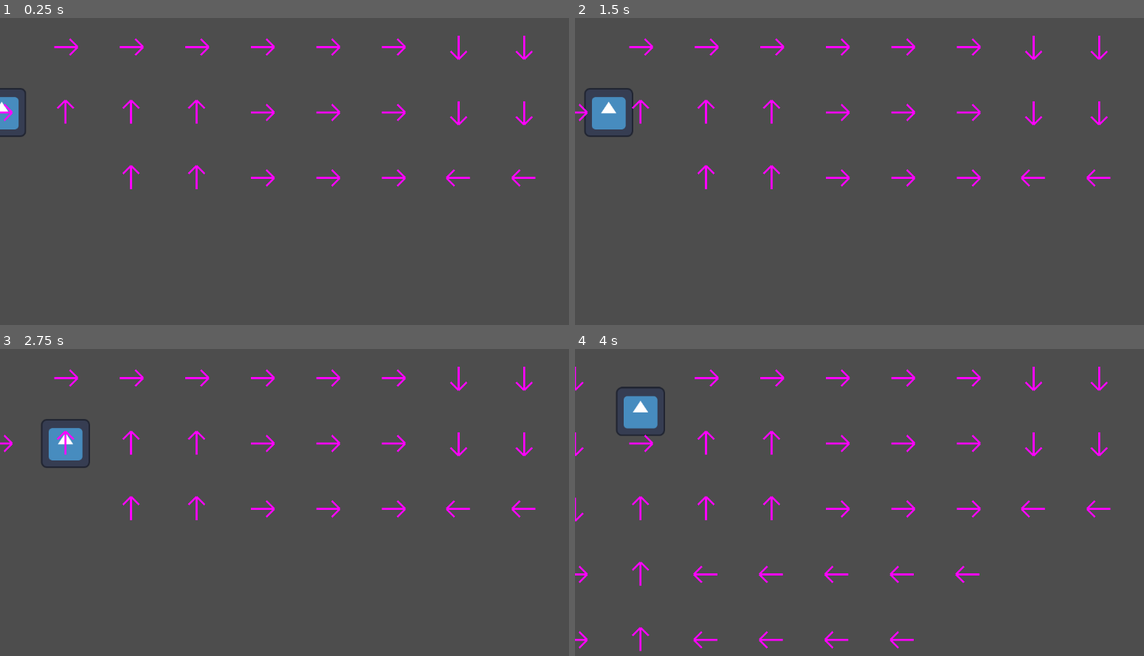
Above: before the commit, frames 1-4 (two rows, left to right).
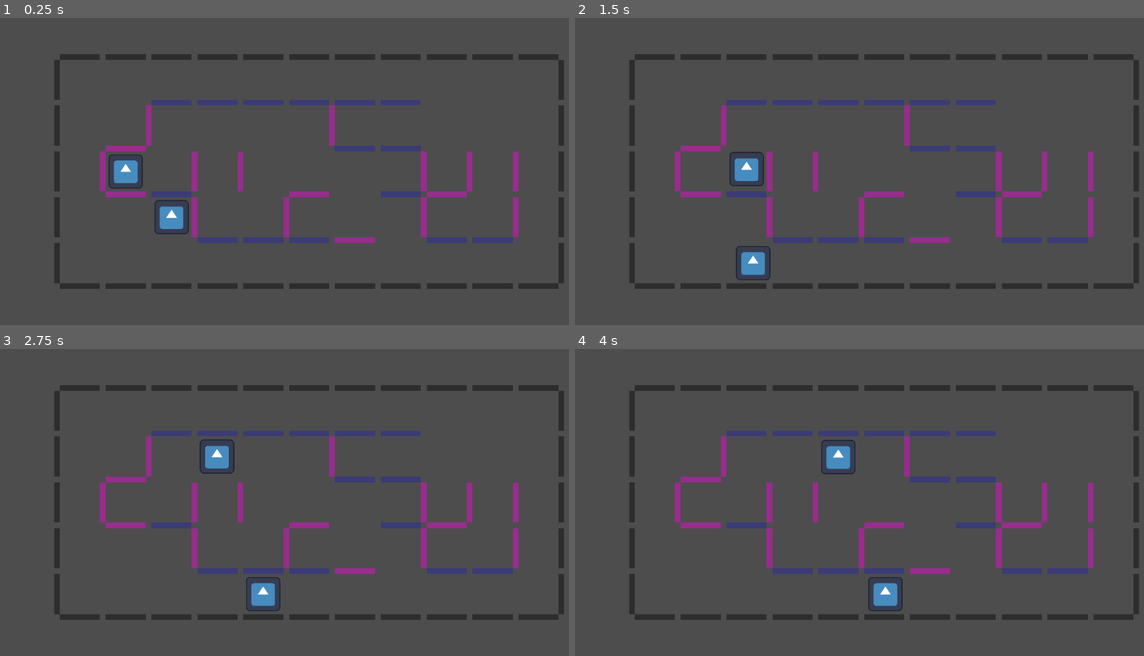
Above: after the commit, the same moments.

Repository: blueegreen/capman
Game: Godot game, scene res://boundary_objects/test_level_1.tscn
Two runs of this game, one before a commit and one after it. Both use one fixed random seed, a clock stepped at 60 frames per second and the inputs below. This scene is started directly instead of the project's main scene. The engine's default icon, where the game draws it, is replaced by a stand-in: a white triangle on a blue panel in a dark square.
Inputs (mouse positions are in pixels of both pictures, inside the frame that each line leads up to):
- Up to frame 1 (0.25 s): no input
- Up to frame 2 (1.5 s): move the mouse to (609, 143) at 0.52 s; click (609, 143) at 0.6 s; move the mouse to (609, 79) at 1.27 s; click (609, 79) at 1.35 s
- Up to frame 3 (2.75 s): move the mouse to (34, 410) at 2.02 s; click (34, 410) at 2.1 s
- Up to frame 4 (4 s): move the mouse to (671, 410) at 2.77 s; click (671, 410) at 2.85 s; move the mouse to (671, 410) at 3.52 s; click (671, 410) at 3.6 s

The runs differ from the first frame. In frame 1, 10% of the frame differs, in the area x 0-100%, y 5-89%; in frame 2, 11%; in frame 3, 11%; in frame 4, 11%, in the area x 0-100%, y 5-99%.

Commit message:
pathfinding update fixed, enemy movement chunkier

Diff:
--- a/boundary_objects/double_anchor_wall.gd
+++ b/boundary_objects/double_anchor_wall.gd
@@ -5,6 +5,7 @@
 @onready var point_2 = $wall/Area2D2
 
 enum DIR {CW, ACW}
+signal changed
 
 var mouse_position : Vector2
 var rotate_allowed = true
@@ -28,6 +29,7 @@
 	anchor.rotation = 0
 	wall.global_transform = wall_transform
 	rotate_allowed = true
+	changed.emit()
 
 func _on_area_2d_2_input_event(_viewport, event, _shape_idx):
 	if event.is_action("click") and rotate_allowed == true:
@@ -35,6 +37,7 @@
 
 func rotate_around(point):
 	rotate_allowed = false
+
 	var wall_position = wall.global_position
 	anchor.global_position = point.global_position
 	remove_child(wall)
--- a/boundary_objects/double_anchor_wall.tscn
+++ b/boundary_objects/double_anchor_wall.tscn
@@ -8,15 +8,17 @@
 [sub_resource type="CircleShape2D" id="CircleShape2D_gyamk"]
 radius = 8.0
 
-[node name="double_anchor_wall" type="Node2D"]
+[sub_resource type="PlaceholderTexture2D" id="PlaceholderTexture2D_subyf"]
+
+[node name="double_anchor_wall" type="Node2D" groups=["wall"]]
 script = ExtResource("1_31r80")
 
 [node name="wall" type="Node2D" parent="."]
 
-[node name="Area2D3" type="Area2D" parent="wall" groups=["wall"]]
+[node name="wall_area" type="Area2D" parent="wall" groups=["wall"]]
 collision_mask = 0
 
-[node name="CollisionShape2D" type="CollisionShape2D" parent="wall/Area2D3"]
+[node name="CollisionShape2D" type="CollisionShape2D" parent="wall/wall_area"]
 shape = SubResource("RectangleShape2D_vu8kd")
 
 [node name="Area2D" type="Area2D" parent="wall"]
@@ -33,6 +35,12 @@
 [node name="CollisionShape2D" type="CollisionShape2D" parent="wall/Area2D2"]
 shape = SubResource("CircleShape2D_gyamk")
 
+[node name="Sprite2D" type="Sprite2D" parent="wall"]
+modulate = Color(1, 0.486275, 0.901961, 0.415686)
+position = Vector2(0, 4.76837e-07)
+scale = Vector2(112, 16)
+texture = SubResource("PlaceholderTexture2D_subyf")
+
 [node name="anchor" type="Node2D" parent="."]
 position = Vector2(-64, 0)
 
--- /dev/null
+++ b/boundary_objects/fixed_wall.tscn
@@ -0,0 +1,20 @@
+[gd_scene load_steps=3 format=3 uid="uid://dt00c18n44v1r"]
+
+[sub_resource type="RectangleShape2D" id="RectangleShape2D_o66lr"]
+size = Vector2(112, 16)
+
+[sub_resource type="PlaceholderTexture2D" id="PlaceholderTexture2D_8aw3f"]
+
+[node name="fixed_wall" type="Node2D"]
+
+[node name="wall_area" type="Area2D" parent="." groups=["wall"]]
+collision_mask = 0
+
+[node name="CollisionShape2D" type="CollisionShape2D" parent="wall_area"]
+shape = SubResource("RectangleShape2D_o66lr")
+
+[node name="Sprite2D" type="Sprite2D" parent="."]
+modulate = Color(0, 0, 0, 0.415686)
+position = Vector2(0, 4.76837e-07)
+scale = Vector2(112, 16)
+texture = SubResource("PlaceholderTexture2D_8aw3f")
--- a/boundary_objects/single_anchor_wall.gd
+++ b/boundary_objects/single_anchor_wall.gd
@@ -4,6 +4,7 @@
 @onready var point_1 = $wall/Area2D
 
 enum DIR {CW, ACW}
+signal changed
 
 var mouse_position : Vector2
 var rotate_allowed = true
@@ -27,8 +28,10 @@
 	anchor.rotation = 0
 	wall.global_transform = wall_transform
 	rotate_allowed = true
+	changed.emit()
 
 func rotate_around(point):
+	changed.emit()
 	rotate_allowed = false
 	var wall_position = wall.global_position
 	anchor.global_position = point.global_position
--- a/boundary_objects/single_anchor_wall.tscn
+++ b/boundary_objects/single_anchor_wall.tscn
@@ -8,15 +8,17 @@
 [sub_resource type="CircleShape2D" id="CircleShape2D_ljegl"]
 radius = 8.0
 
-[node name="single_anchor_wall" type="Node2D"]
+[sub_resource type="PlaceholderTexture2D" id="PlaceholderTexture2D_sq1jc"]
+
+[node name="single_anchor_wall" type="Node2D" groups=["wall"]]
 script = ExtResource("1_woqot")
 
 [node name="wall" type="Node2D" parent="."]
 
-[node name="Area2D3" type="Area2D" parent="wall" groups=["wall"]]
+[node name="wall_area" type="Area2D" parent="wall" groups=["wall"]]
 collision_mask = 0
 
-[node name="CollisionShape2D" type="CollisionShape2D" parent="wall/Area2D3"]
+[node name="CollisionShape2D" type="CollisionShape2D" parent="wall/wall_area"]
 shape = SubResource("RectangleShape2D_lob0q")
 
 [node name="Area2D" type="Area2D" parent="wall"]
@@ -26,6 +28,12 @@
 [node name="CollisionShape2D" type="CollisionShape2D" parent="wall/Area2D"]
 shape = SubResource("CircleShape2D_ljegl")
 
+[node name="Sprite2D" type="Sprite2D" parent="wall"]
+modulate = Color(0, 1, 0.996078, 0.231373)
+position = Vector2(0, 4.76837e-07)
+scale = Vector2(112, 16)
+texture = SubResource("PlaceholderTexture2D_sq1jc")
+
 [node name="anchor" type="Node2D" parent="."]
 position = Vector2(-64, 0)
 
--- /dev/null
+++ b/boundary_objects/test_level_1.gd
@@ -0,0 +1,12 @@
+extends Node2D
+
+var pathfinder : Node2D
+
+func _ready():
+	pathfinder = get_node_or_null("pathfinder")
+	for child in get_children():
+		if child.is_in_group("wall"):
+			child.changed.connect(_on_wall_changed)
+
+func _on_wall_changed():
+	pathfinder.reset()
--- a/boundary_objects/test_level_1.tscn
+++ b/boundary_objects/test_level_1.tscn
@@ -1,15 +1,27 @@
-[gd_scene load_steps=5 format=3 uid="uid://yumpfuotfh5h"]
+[gd_scene load_steps=7 format=3 uid="uid://yumpfuotfh5h"]
 
 [ext_resource type="PackedScene" uid="uid://cnr625oysfmyj" path="res://boundary_objects/double_anchor_wall.tscn" id="1_5qomb"]
+[ext_resource type="Script" path="res://boundary_objects/test_level_1.gd" id="1_auqvo"]
 [ext_resource type="PackedScene" uid="uid://cbm00s6fateus" path="res://boundary_objects/single_anchor_wall.tscn" id="2_airv1"]
 [ext_resource type="PackedScene" uid="uid://ck5d81ekfneit" path="res://enemies/pathfinder.tscn" id="3_2xjhj"]
 [ext_resource type="PackedScene" uid="uid://lyj2ofbuus5i" path="res://enemies/enemy_basic.tscn" id="4_a8scm"]
+[ext_resource type="PackedScene" uid="uid://dt00c18n44v1r" path="res://boundary_objects/fixed_wall.tscn" id="6_22wef"]
 
 [node name="test_level_1" type="Node2D"]
+script = ExtResource("1_auqvo")
 
 [node name="wall_segment" parent="." instance=ExtResource("1_5qomb")]
 position = Vector2(0, 256)
 
+[node name="wall_segment13" parent="." instance=ExtResource("1_5qomb")]
+position = Vector2(640, 384)
+
+[node name="wall_segment14" parent="." instance=ExtResource("1_5qomb")]
+position = Vector2(896, 256)
+
+[node name="wall_segment16" parent="." instance=ExtResource("1_5qomb")]
+position = Vector2(512, 256)
+
 [node name="wall_segment4" parent="." instance=ExtResource("1_5qomb")]
 position = Vector2(0, 128)
 
@@ -30,11 +42,19 @@
 rotation = 1.5708
 
 [node name="wall_segment8" parent="." instance=ExtResource("1_5qomb")]
-position = Vector2(1088, 64)
+position = Vector2(960, 192)
+rotation = 1.5708
+
+[node name="wall_segment17" parent="." instance=ExtResource("1_5qomb")]
+position = Vector2(832, 320)
+rotation = 1.5708
+
+[node name="wall_segment15" parent="." instance=ExtResource("1_5qomb")]
+position = Vector2(576, 64)
 rotation = 1.5708
 
 [node name="wall_segment9" parent="." instance=ExtResource("1_5qomb")]
-position = Vector2(448, 192)
+position = Vector2(832, 192)
 rotation = 1.5708
 
 [node name="wall_segment10" parent="." instance=ExtResource("1_5qomb")]
@@ -75,10 +95,10 @@
 position = Vector2(768, 0)
 
 [node name="single_anchor_wall11" parent="." instance=ExtResource("2_airv1")]
-position = Vector2(896, 0)
+position = Vector2(768, 256)
 
 [node name="single_anchor_wall12" parent="." instance=ExtResource("2_airv1")]
-position = Vector2(1024, 0)
+position = Vector2(768, 128)
 
 [node name="single_anchor_wall5" parent="." instance=ExtResource("2_airv1")]
 position = Vector2(256, 384)
@@ -86,18 +106,15 @@
 [node name="single_anchor_wall6" parent="." instance=ExtResource("2_airv1")]
 position = Vector2(384, 384)
 
-[node name="single_anchor_wall13" parent="." instance=ExtResource("2_airv1")]
-position = Vector2(640, 384)
-
-[node name="single_anchor_wall14" parent="." instance=ExtResource("2_airv1")]
-position = Vector2(768, 384)
-
 [node name="single_anchor_wall15" parent="." instance=ExtResource("2_airv1")]
 position = Vector2(896, 384)
 
 [node name="single_anchor_wall16" parent="." instance=ExtResource("2_airv1")]
 position = Vector2(1024, 384)
 
+[node name="single_anchor_wall17" parent="." instance=ExtResource("2_airv1")]
+position = Vector2(640, 128)
+
 [node name="single_anchor_wall8" parent="." instance=ExtResource("2_airv1")]
 position = Vector2(512, 384)
 
@@ -106,3 +123,118 @@
 
 [node name="enemy_basic" parent="." instance=ExtResource("4_a8scm")]
 position = Vector2(0, 192)
+
+[node name="enemy_basic2" parent="." instance=ExtResource("4_a8scm")]
+position = Vector2(128, 320)
+
+[node name="Camera2D" type="Camera2D" parent="."]
+position = Vector2(472, 216)
+zoom = Vector2(0.7, 0.7)
+
+[node name="boundary" type="Node2D" parent="."]
+
+[node name="fixed_wall" parent="boundary" instance=ExtResource("6_22wef")]
+position = Vector2(128, -128)
+
+[node name="fixed_wall2" parent="boundary" instance=ExtResource("6_22wef")]
+position = Vector2(256, -128)
+
+[node name="fixed_wall9" parent="boundary" instance=ExtResource("6_22wef")]
+position = Vector2(-128, -128)
+
+[node name="fixed_wall10" parent="boundary" instance=ExtResource("6_22wef")]
+position = Vector2(0, -128)
+
+[node name="fixed_wall11" parent="boundary" instance=ExtResource("6_22wef")]
+position = Vector2(-192, -64)
+rotation = 1.5708
+
+[node name="fixed_wall12" parent="boundary" instance=ExtResource("6_22wef")]
+position = Vector2(-192, 64)
+rotation = 1.5708
+
+[node name="fixed_wall13" parent="boundary" instance=ExtResource("6_22wef")]
+position = Vector2(-192, 192)
+rotation = 1.5708
+
+[node name="fixed_wall14" parent="boundary" instance=ExtResource("6_22wef")]
+position = Vector2(-192, 320)
+rotation = 1.5708
+
+[node name="fixed_wall15" parent="boundary" instance=ExtResource("6_22wef")]
+position = Vector2(-192, 448)
+rotation = 1.5708
+
+[node name="fixed_wall16" parent="boundary" instance=ExtResource("6_22wef")]
+position = Vector2(1216, -64)
+rotation = 1.5708
+
+[node name="fixed_wall17" parent="boundary" instance=ExtResource("6_22wef")]
+position = Vector2(1216, 64)
+rotation = 1.5708
+
+[node name="fixed_wall18" parent="boundary" instance=ExtResource("6_22wef")]
+position = Vector2(1216, 192)
+rotation = 1.5708
+
+[node name="fixed_wall19" parent="boundary" instance=ExtResource("6_22wef")]
+position = Vector2(1216, 320)
+rotation = 1.5708
+
+[node name="fixed_wall20" parent="boundary" instance=ExtResource("6_22wef")]
+position = Vector2(1216, 448)
+rotation = 1.5708
+
+[node name="fixed_wall3" parent="boundary" instance=ExtResource("6_22wef")]
+position = Vector2(384, -128)
+
+[node name="fixed_wall4" parent="boundary" instance=ExtResource("6_22wef")]
+position = Vector2(512, -128)
+
+[node name="fixed_wall5" parent="boundary" instance=ExtResource("6_22wef")]
+position = Vector2(640, -128)
+
+[node name="fixed_wall6" parent="boundary" instance=ExtResource("6_22wef")]
+position = Vector2(768, -128)
+
+[node name="fixed_wall7" parent="boundary" instance=ExtResource("6_22wef")]
+position = Vector2(896, -128)
+
+[node name="fixed_wall8" parent="boundary" instance=ExtResource("6_22wef")]
+position = Vector2(1024, -128)
+
+[node name="fixed_wall21" parent="boundary" instance=ExtResource("6_22wef")]
+position = Vector2(1152, -128)
+
+[node name="fixed_wall22" parent="boundary" instance=ExtResource("6_22wef")]
+position = Vector2(128, 512)
+
+[node name="fixed_wall23" parent="boundary" instance=ExtResource("6_22wef")]
+position = Vector2(256, 512)
+
+[node name="fixed_wall24" parent="boundary" instance=ExtResource("6_22wef")]
+position = Vector2(-128, 512)
+
+[node name="fixed_wall25" parent="boundary" instance=ExtResource("6_22wef")]
+position = Vector2(0, 512)
+
+[node name="fixed_wall26" parent="boundary" instance=ExtResource("6_22wef")]
+position = Vector2(384, 512)
+
+[node name="fixed_wall27" parent="boundary" instance=ExtResource("6_22wef")]
+position = Vector2(512, 512)
+
+[node name="fixed_wall28" parent="boundary" instance=ExtResource("6_22wef")]
+position = Vector2(640, 512)
+
+[node name="fixed_wall29" parent="boundary" instance=ExtResource("6_22wef")]
+position = Vector2(768, 512)
+
+[node name="fixed_wall30" parent="boundary" instance=ExtResource("6_22wef")]
+position = Vector2(896, 512)
+
+[node name="fixed_wall31" parent="boundary" instance=ExtResource("6_22wef")]
+position = Vector2(1024, 512)
+
+[node name="fixed_wall32" parent="boundary" instance=ExtResource("6_22wef")]
+position = Vector2(1152, 512)
--- a/enemies/enemy_basic.gd
+++ b/enemies/enemy_basic.gd
@@ -5,7 +5,7 @@
 @onready var right_cast = $right_cast
 @onready var back_cast = $back_cast
 
-var speed := 50.0
+var speed := 150.0
 var direction := Vector2.RIGHT
 var next_direction : Vector2
 var tile_size = 128
@@ -20,7 +20,7 @@
 func move():
 	var end_pos = global_position + direction * tile_size
 	var move_tween = create_tween()
-	move_tween.tween_property(self, "global_position", end_pos, tile_size / speed)
+	move_tween.tween_property(self, "global_position", end_pos, tile_size / speed).set_trans(Tween.TRANS_EXPO)
 	move_tween.tween_callback(start_next_move)
 
 func start_next_move():
--- a/enemies/pathfinder.gd
+++ b/enemies/pathfinder.gd
@@ -13,10 +13,5 @@
 
 func reset():
 	for child in get_children():
-		if child is Timer:
-			continue
 		child.queue_free()
 	start()
-
-func _on_timer_timeout():
-	reset()
--- a/enemies/pathfinder.tscn
+++ b/enemies/pathfinder.tscn
@@ -3,10 +3,5 @@
 [ext_resource type="Script" path="res://enemies/pathfinder.gd" id="1_32ndp"]
 
 [node name="pathfinder" type="Node2D"]
+visible = false
 script = ExtResource("1_32ndp")
-
-[node name="Timer" type="Timer" parent="."]
-wait_time = 3.0
-autostart = true
-
-[connection signal="timeout" from="Timer" to="." method="_on_timer_timeout"]
Not shown: 1 places in boundary_objects/double_anchor_wall.tscn that only renumber resources
Not shown: 1 places in boundary_objects/single_anchor_wall.tscn that only renumber resources
